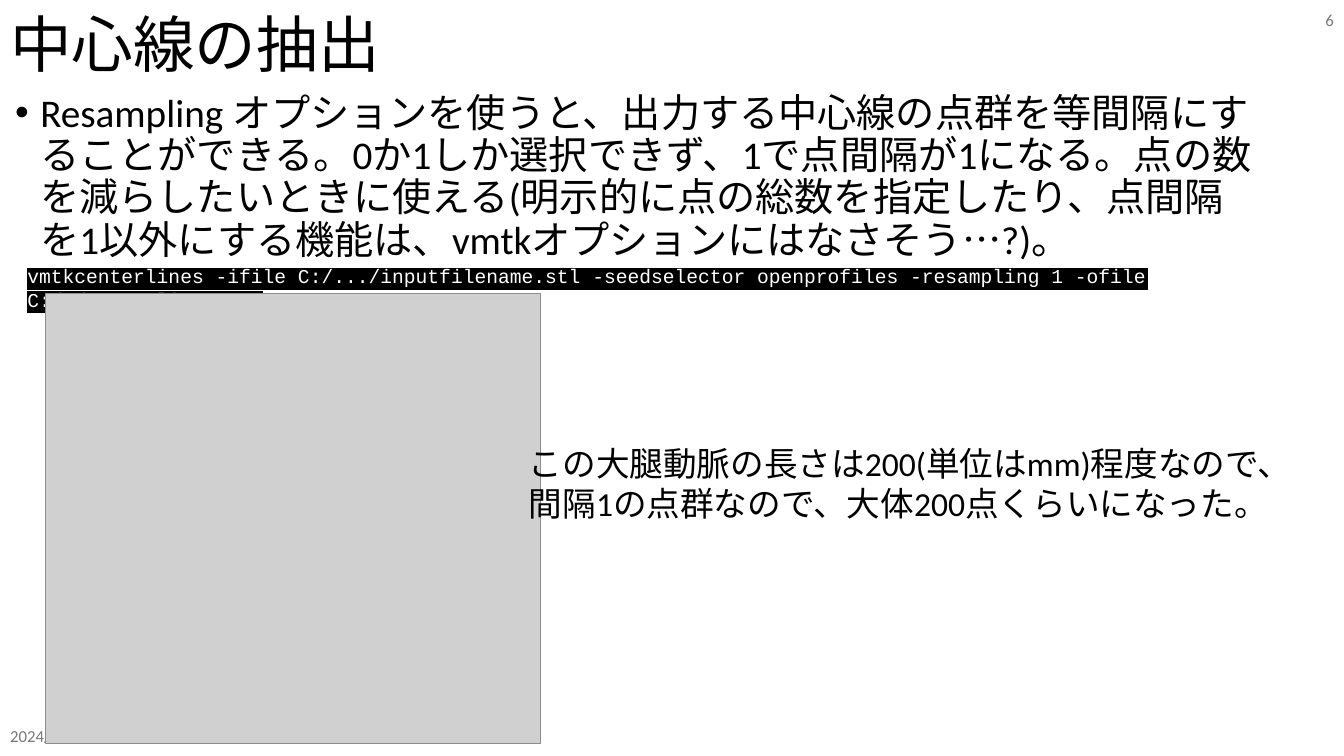
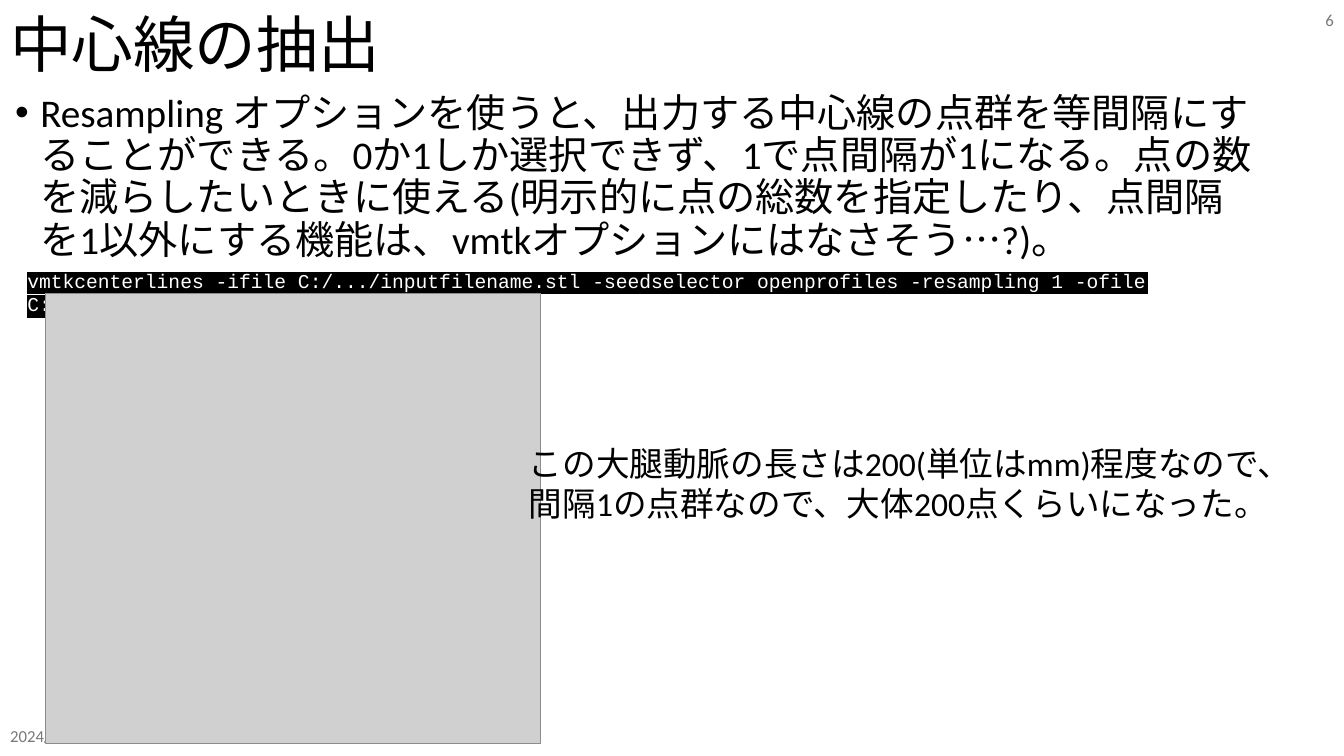
Before and after one commit to tailup7/howtoVM, a slide deck: slide 6 of extractCenterline/usage.pptx. Drawn at 1344x756 pixels with LibreOffice and Linux fonts; fonts in the diff are those of the drawing; grey boxes stand for pictures. Boxes give left, top, right and bottom in pixels: in the first picture for what was removed or moved away, otherwise in the second. Text is boxed around its words. In the diff, an @@ line names an element or a change of style, - is before the commit and + after.

```diff
--- a/extractCenterline/usage.pptx
+++ b/extractCenterline/usage.pptx
@@ text "vmtkcenterlines -ifile C:/.../inputfilename.stl -seedselecto ...": place and size @@
-text "vmtkcenterlines -ifile C:/.../inputfilename.stl -seedselecto ..." at (27, 270, 1146, 313)
+text "vmtkcenterlines -ifile C:/.../inputfilename.stl -seedselecto ..." at (27, 274, 1146, 317)
```
Also in this commit, not shown: 5 other slides changed.
